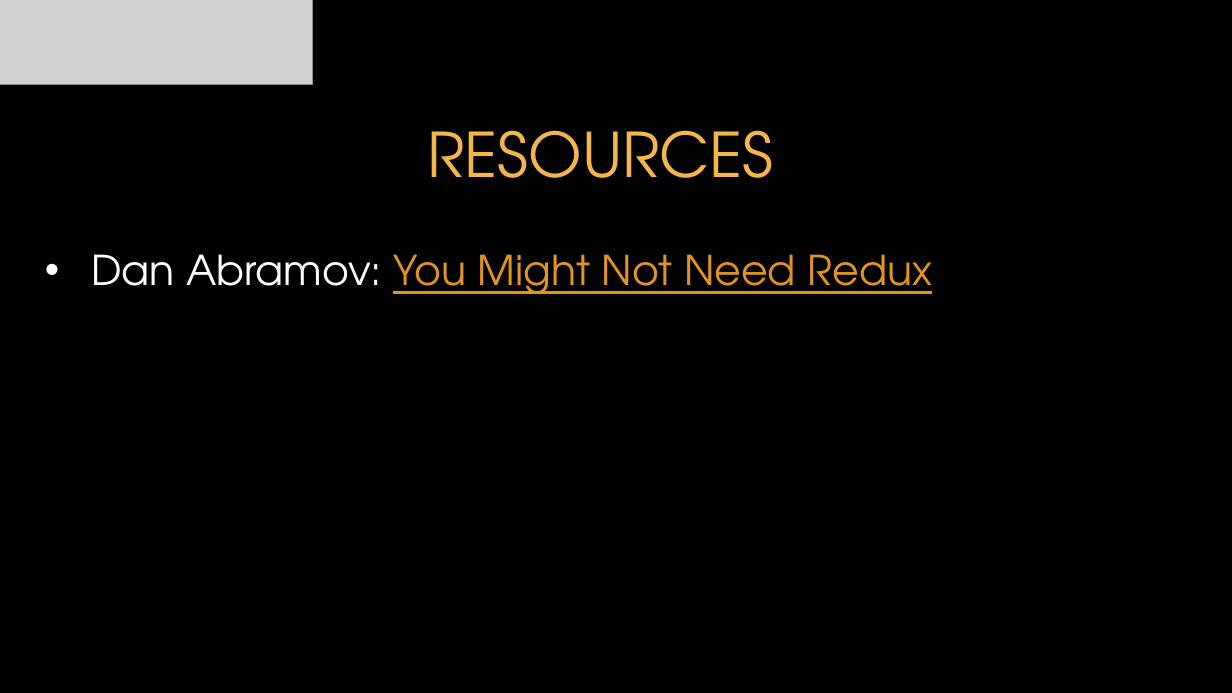
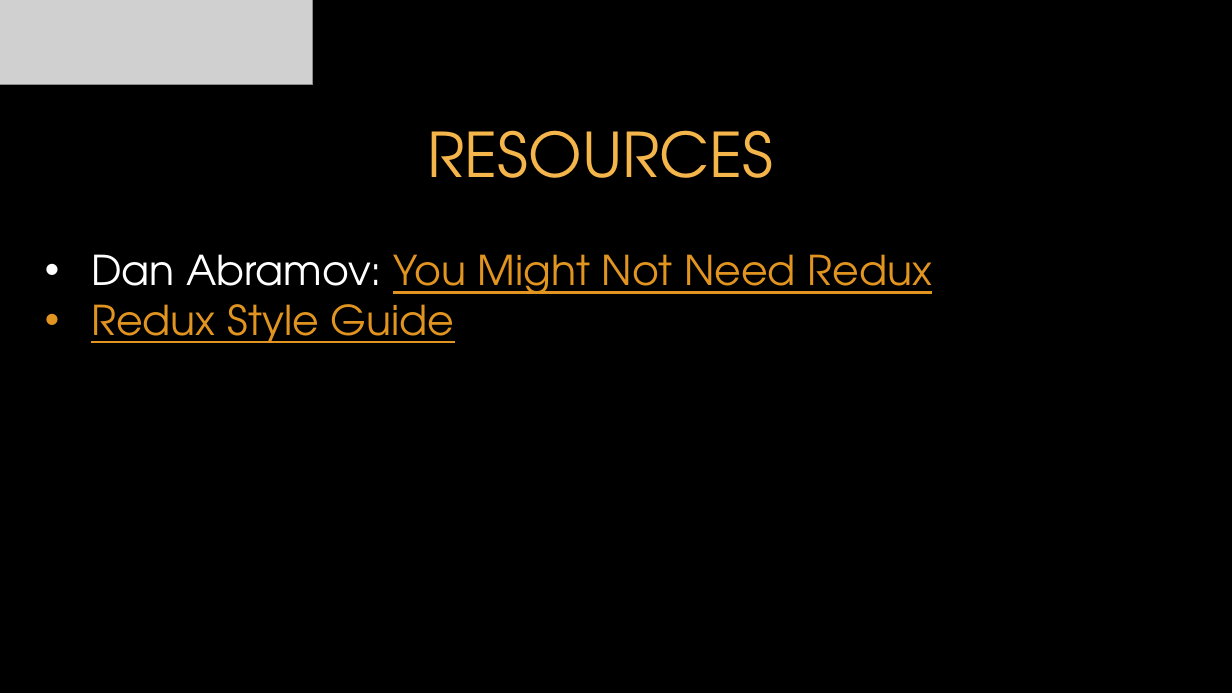
Before and after one commit to itenium-be/Redux, a slide deck: slide 10 of Redux.pptx (slide 9 before the commit). Drawn at 1232x693 pixels with LibreOffice and Linux fonts; fonts in the diff are those of the drawing; grey boxes stand for pictures; background and template pictures are left out. Boxes give left, top, right and bottom in pixels: in the first picture for what was removed or moved away, otherwise in the second. Text is boxed around its words. In the diff, an @@ line names an element or a change of style, - is before the commit and + after.

```diff
--- a/Redux.pptx
+++ b/Redux.pptx
@@ text at <box>91,292,454,343</box>: paragraph added @@
+• Redux Style Guide
```
Also in this commit, not shown: 2 other slides changed, 6 slides added, 4 slides removed.
